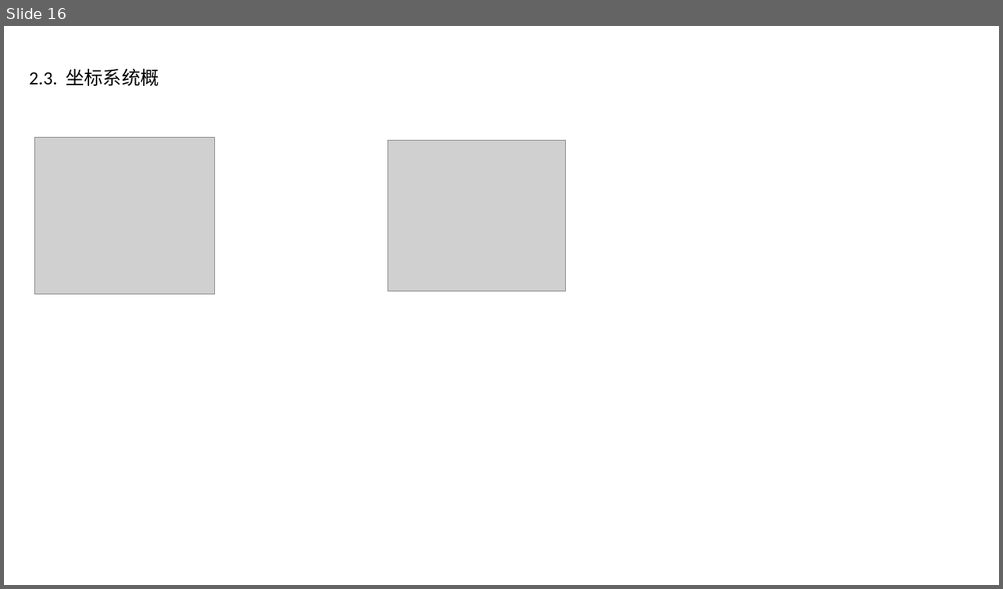
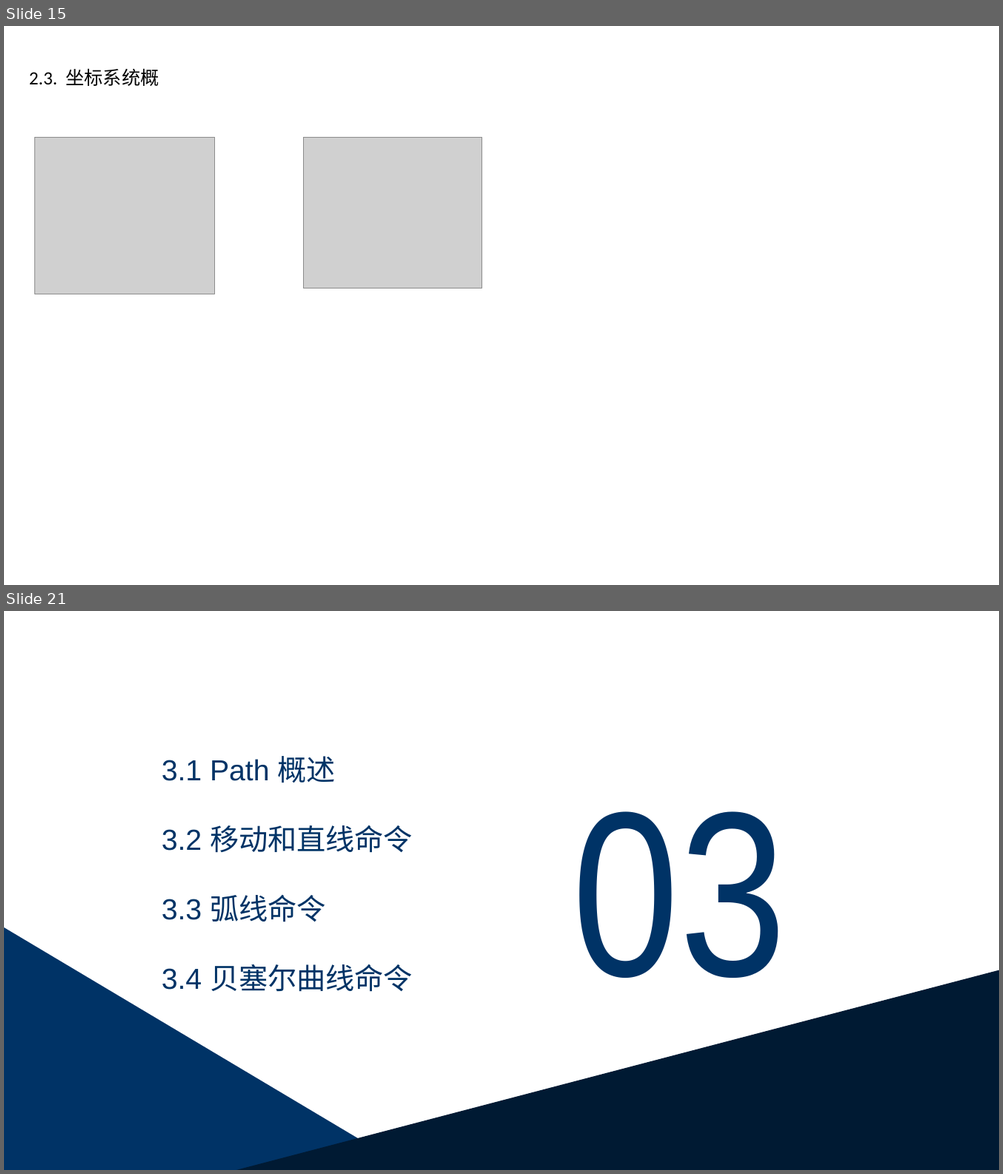
Before and after one commit to lss0928/git_test, a slide deck: svg/走进SVG.pptx. Shown one above the other, each under a label of ours: slide 16 before the commit, slides 15 and 21 after it; the slides between them are not shown. The pictures are 1003x589 and 1003x1174 pixels, drawn with LibreOffice and Linux fonts; fonts in the diff are those of the drawing; grey boxes stand for pictures. Boxes give left, top, right and bottom in pixels: in the first picture for what was removed or moved away, otherwise in the second. Text is boxed around its words. In the diff, an @@ line names an element or a change of style, - is before the commit and + after.

```diff
--- a/svg/走进SVG.pptx
+++ b/svg/走进SVG.pptx
@@ slide 21 added at (4,611,999,1170), background #FFFFFF @@
@@ text added at (162,756,412,992), 28 pt, text #003366 @@
+3.1 Path 概述
+3.2 移动和直线命令
+3.3 弧线命令
+3.4 贝塞尔曲线命令
@@ text added at (572,812,785,978), 226.7 pt, text #003366 @@
+03
@@ freeform shape added at (4,928,412,1170), fill #003366 @@
@@ freeform shape added at (236,971,999,1170), fill #001A33 @@
@@ what was slide 16 is now slide 15 @@
@@ slide 15 changed as well @@
@@ picture: place and size @@
-picture at (387,140,566,291)
+picture at (304,137,482,288)
```
Also in this commit, not shown: 15 other slides changed, 15 other slides added, 7 slides removed, 15 other files.
